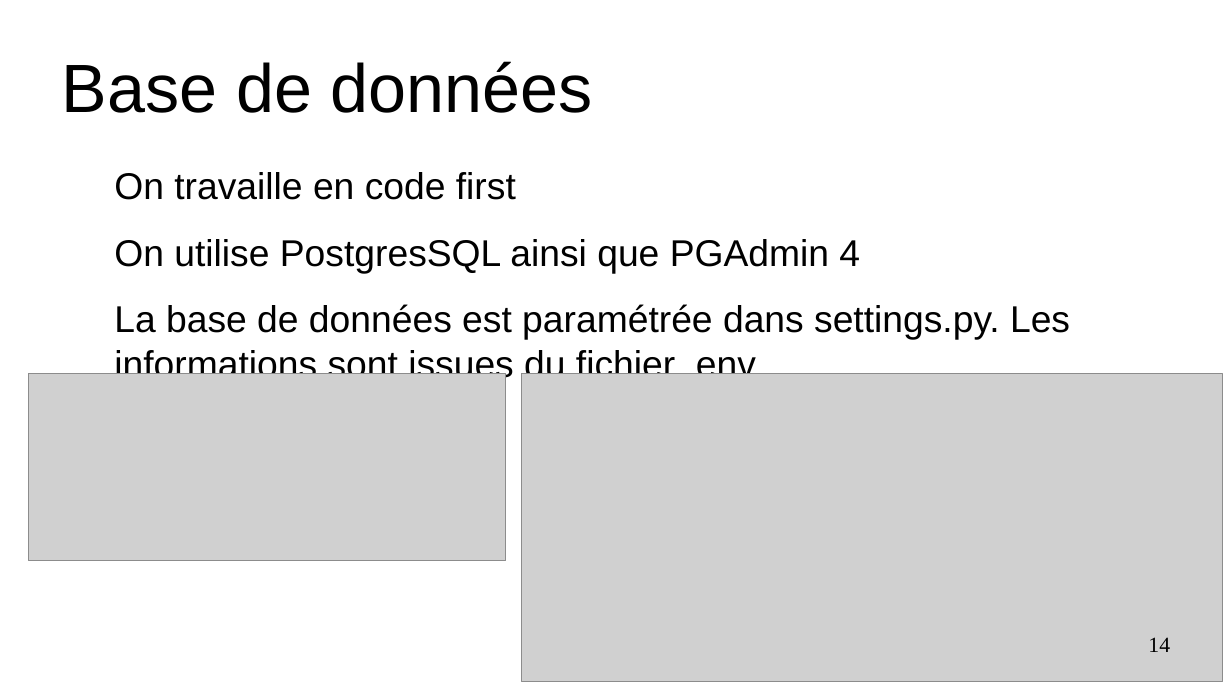
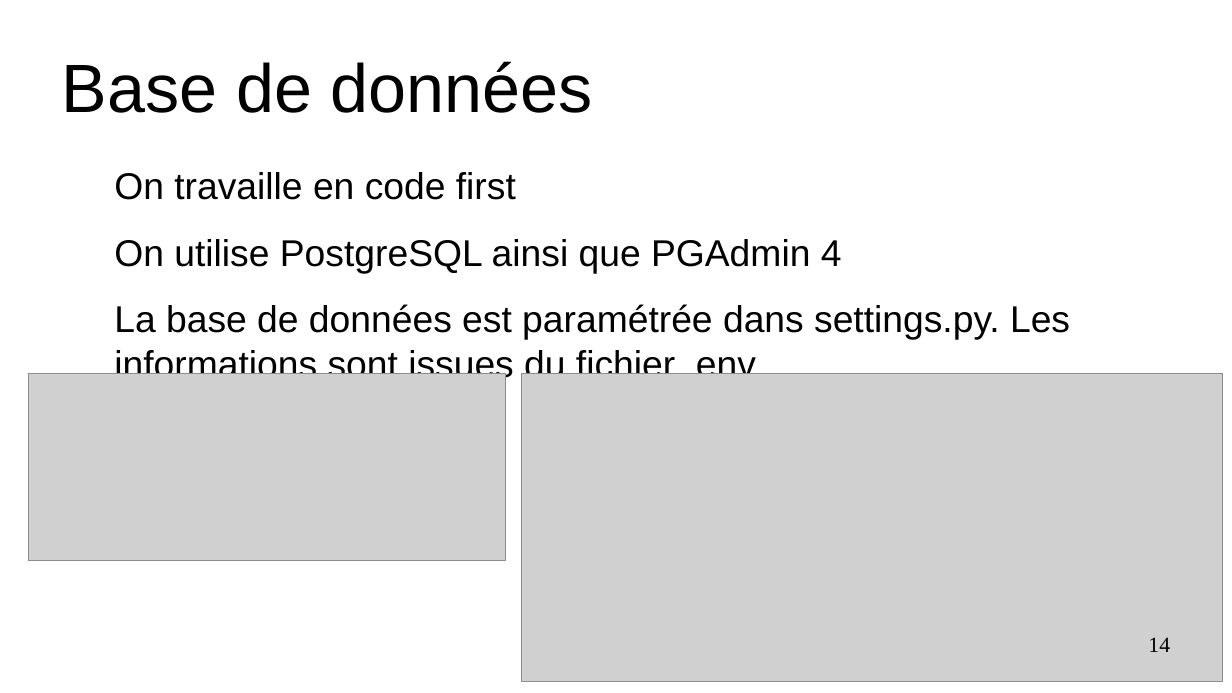
Before and after one commit to Myrrhe/aston-project-3, a slide deck: slide 14 of soutenance/res/rel/powerpoint_20230318.odp. Drawn at 1232x693 pixels with LibreOffice and Linux fonts; fonts in the diff are those of the drawing; grey boxes stand for pictures. Boxes give left, top, right and bottom in pixels: in the first picture for what was removed or moved away, otherwise in the second. Text is boxed around its words. In the diff, an @@ line names an element or a change of style, - is before the commit and + after.

Commit message:
Added PostgreSQL to the powerpoint.

```diff
--- a/soutenance/res/rel/powerpoint_20230318.odp
+++ b/soutenance/res/rel/powerpoint_20230318.odp
@@ text at [114, 239, 842, 273]: text changed @@
-On utilise PostgresSQL ainsi que PGAdmin 4
+On utilise PostgreSQL ainsi que PGAdmin 4
```
Also in this commit, not shown: 1 other slide changed, 1 slide added, 7 other files.
